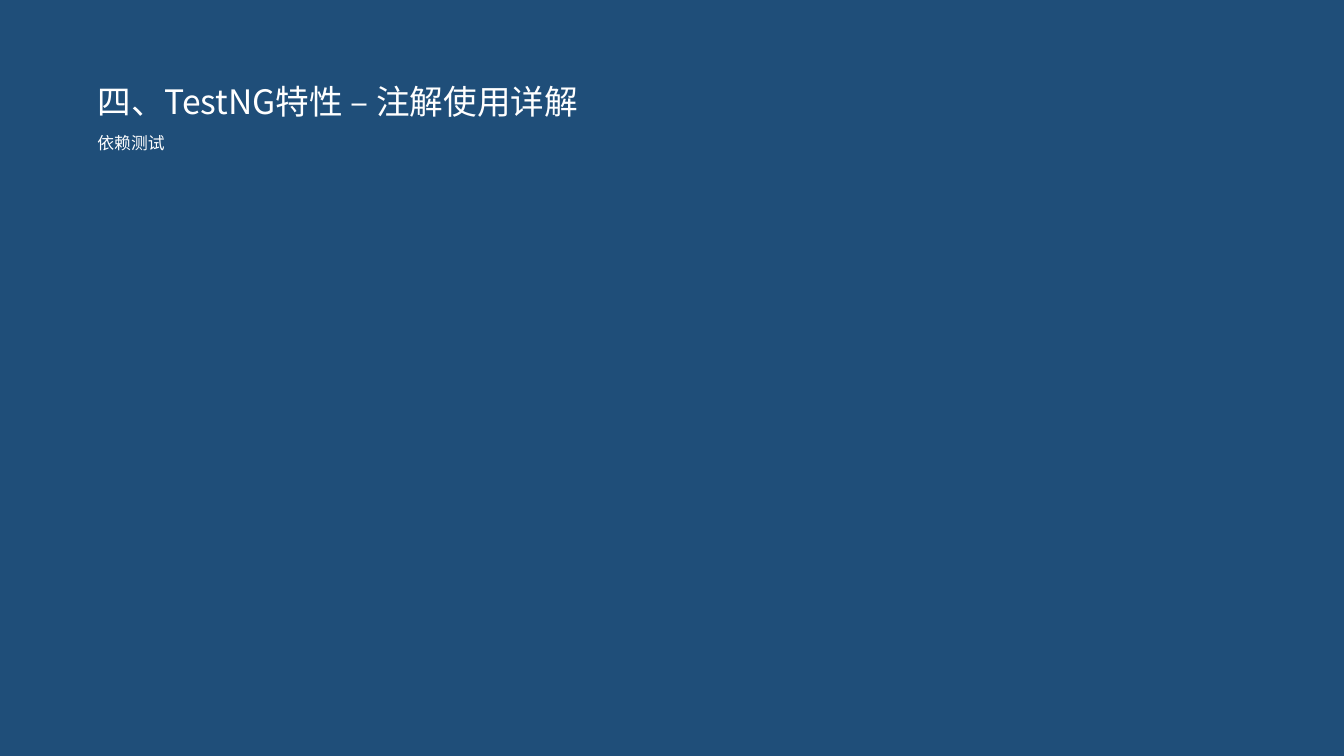
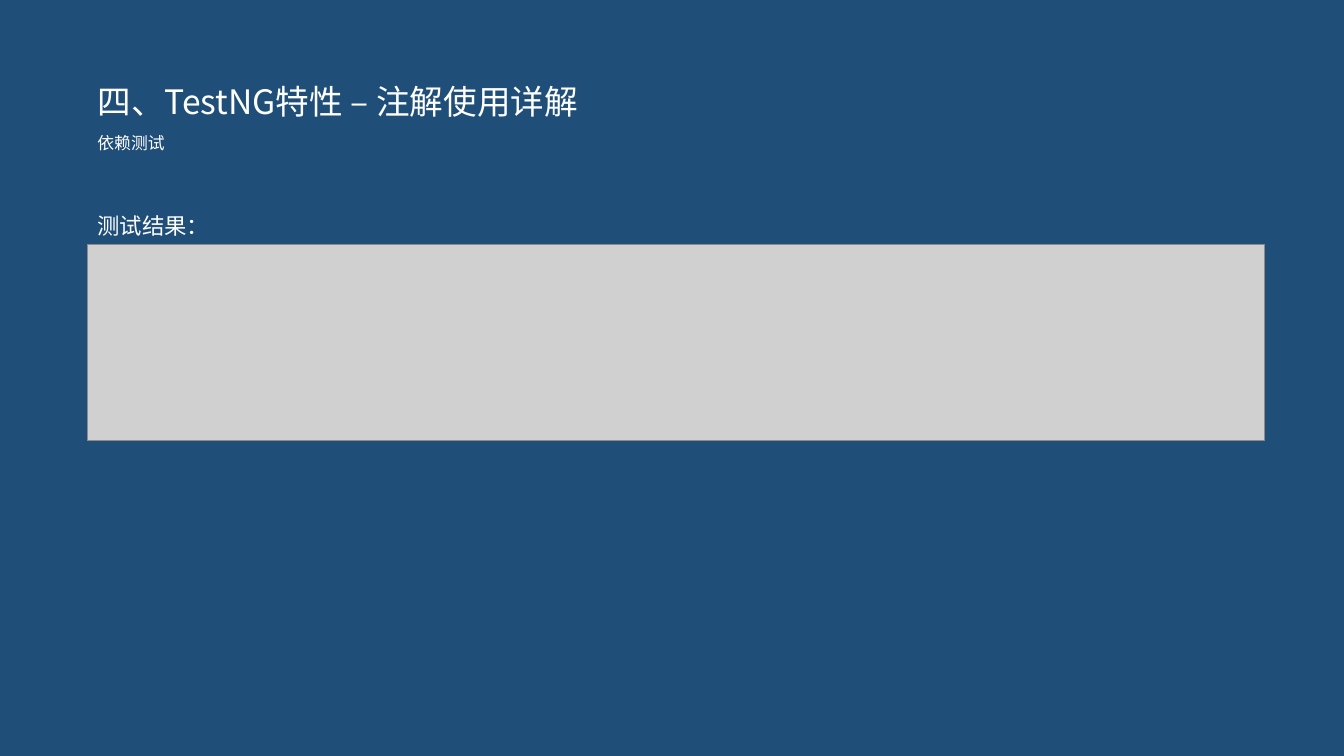
Before and after one commit to pertrichor/hello-testng, a slide deck: slide 56 of demo-server/doc/testNG介绍.pptx (slide 33 before the commit). Drawn at 1344x756 pixels with LibreOffice and Linux fonts; fonts in the diff are those of the drawing; grey boxes stand for pictures. Boxes give left, top, right and bottom in pixels: in the first picture for what was removed or moved away, otherwise in the second. Text is boxed around its words. In the diff, an @@ line names an element or a change of style, - is before the commit and + after.

```diff
--- a/demo-server/doc/testNG介绍.pptx
+++ b/demo-server/doc/testNG介绍.pptx
@@ text added at [97,215,209,236], 16 pt, text #FFFFFF @@
+测试结果：
@@ picture added at [88,244,1264,441] @@
```
Also in this commit, not shown: 8 other slides changed, 40 slides added, 28 other files.
